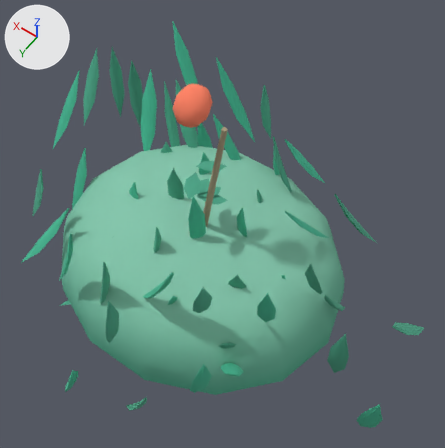
The glTF model web-forest/public/model/species/rhynchostegium-confertum.glb as it was, and as the next commit left it.
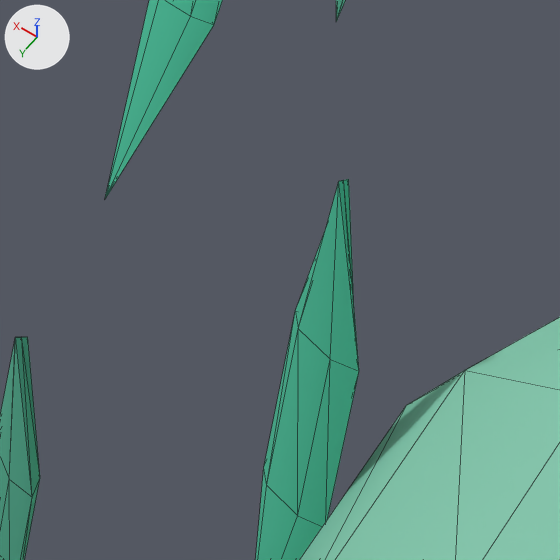
The first picture shows the older version from a 50 mm camera at (-0.342, 0.409, 0.783) aimed at (-0.048, -0.001, 0.138). The close-ups show the older and then the newer version on the part from 9% to 26% of the width and 28% to 45% of the height of that picture. Only the edits that show in the close-ups are written down. Every picture has the same lights, and +X, +Y and +Z are marked at upper left. The close-ups show mesh edges as thin lines. Where no turn or scale is listed for an object, it has been applied to the vertices. Vertices at exactly the same position are counted once.

Objects in the first close-up: 'cushion', 'p12', 'p13', 'p3' and 1 more.
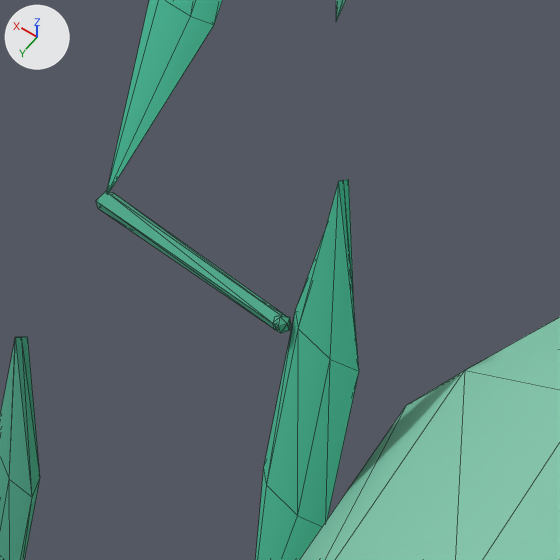
Where the change shows, as pixel boxes (x1, y1, x2, y2) in the close-ups (560 x 560 px):
'p13', reshaped: before (105, 0, 222, 199); after (96, 0, 291, 333)
part 1 of me_mesh_14, added: after (273, 314, 291, 333)
part 2 of me_mesh_14, added (green): after (96, 191, 283, 331)

Diff of the bpy script that builds the scene:
```diff
--- a/web-forest/public/model/species/rhynchostegium-confertum.glb.py
+++ b/web-forest/public/model/species/rhynchostegium-confertum.glb.py
@@ me_mesh_14 @@
 # used by ob_p13; location = (-0.0058, -0.0033, 0.0928)
-me_mesh_14.from_pydata(...)  # 38 vertices, 60 faces; spans x -0.158..0.287, y -0.093..0.009, z 0.0..0.104
+me_mesh_14.from_pydata(...)  # 63 vertices, 104 faces; spans x -0.158..0.287, y -0.093..0.016, z -0.002..0.104
+# me_mesh_14 part 1: a new loose piece, a UV sphere (6 segments, 3 rings, poles along z) spanning x 0.2202..0.2239, y 0.0128..0.0159, z -0.0008..0.0034, in mat_flat
+# me_mesh_14 part 2: 11 vertices added at x 0.222..0.279, y 0.007..0.016, z -0.002..0.003
 me_mesh_14.materials.append(mat_flat)
```
